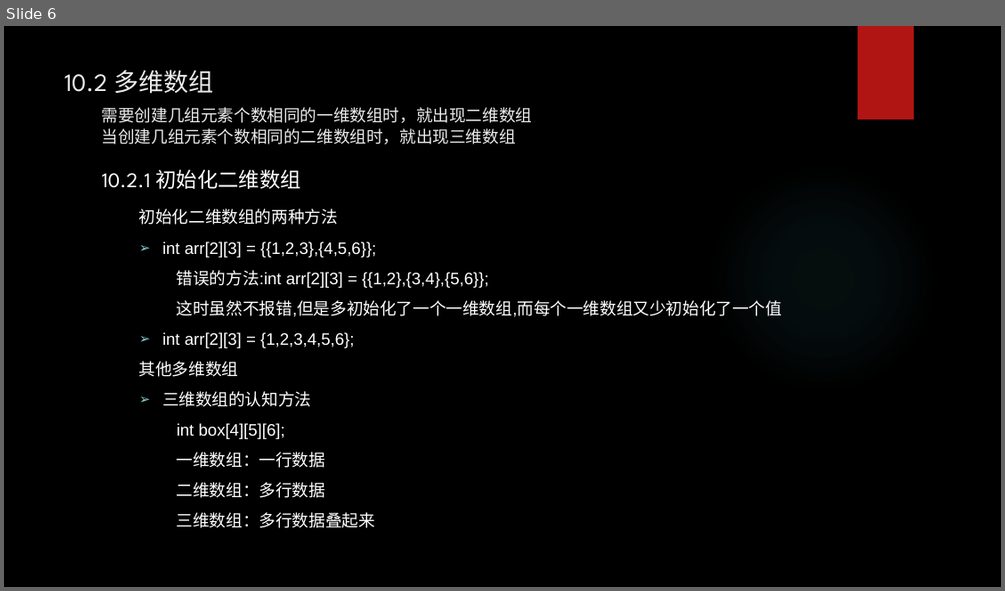
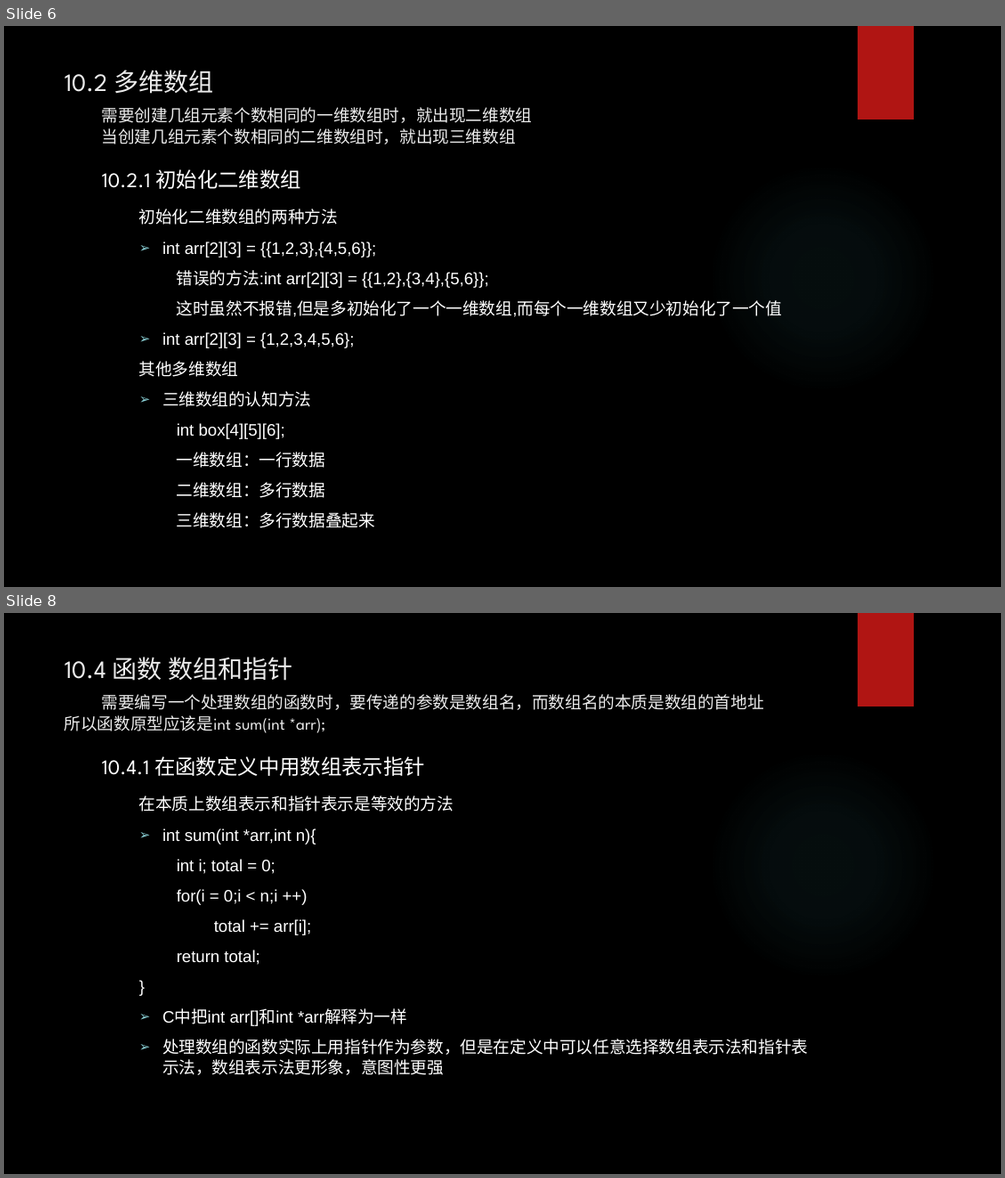
Before and after one commit to tsyin/c_ppt-code, a slide deck: 10数组和指针.pptx. Shown one above the other, each under a label of ours: slide 6 before the commit, slides 6 and 8 after it; the slides between them are not shown. The pictures are 1005x591 and 1005x1178 pixels, drawn with LibreOffice and Linux fonts; fonts in the diff are those of the drawing; background and template pictures are left out. Boxes give left, top, right and bottom in pixels: in the first picture for what was removed or moved away, otherwise in the second. Text is boxed around its words. In the diff, an @@ line names an element or a change of style, - is before the commit and + after.

```diff
--- a/10数组和指针.pptx
+++ b/10数组和指针.pptx
@@ slide 8 added at box(4, 613, 1001, 1174), background picture (left out); not listed: 2 template elements that a slide beside it also shows @@
@@ title added at box(65, 657, 764, 733), 16 pt, text #EBEBEB @@
+10.4 函数 数组和指针
+需要编写一个处理数组的函数时，要传递的参数是数组名，而数组名的本质是数组的首地址
+所以函数原型应该是int sum(int *arr);
@@ text added at box(102, 756, 808, 1075), 16 pt, text #FFFFFF @@
+10.4.1 在函数定义中用数组表示指针
+在本质上数组表示和指针表示是等效的方法
+  ➢ int sum(int *arr,int n){
+  int i; total = 0;
+  for(i = 0;i < n;i ++)
+  total += arr[i];
+  return total;
+  }
+  ➢ C中把int arr[]和int *arr解释为一样
+  ➢ 处理数组的函数实际上用指针作为参数，但是在定义中可以任意选择数组表示法和指针表示法，数组表示法更形象，意图性更强
```
Also in this commit, not shown: 1 slide changed, 1 other slide added, 2 other files.
